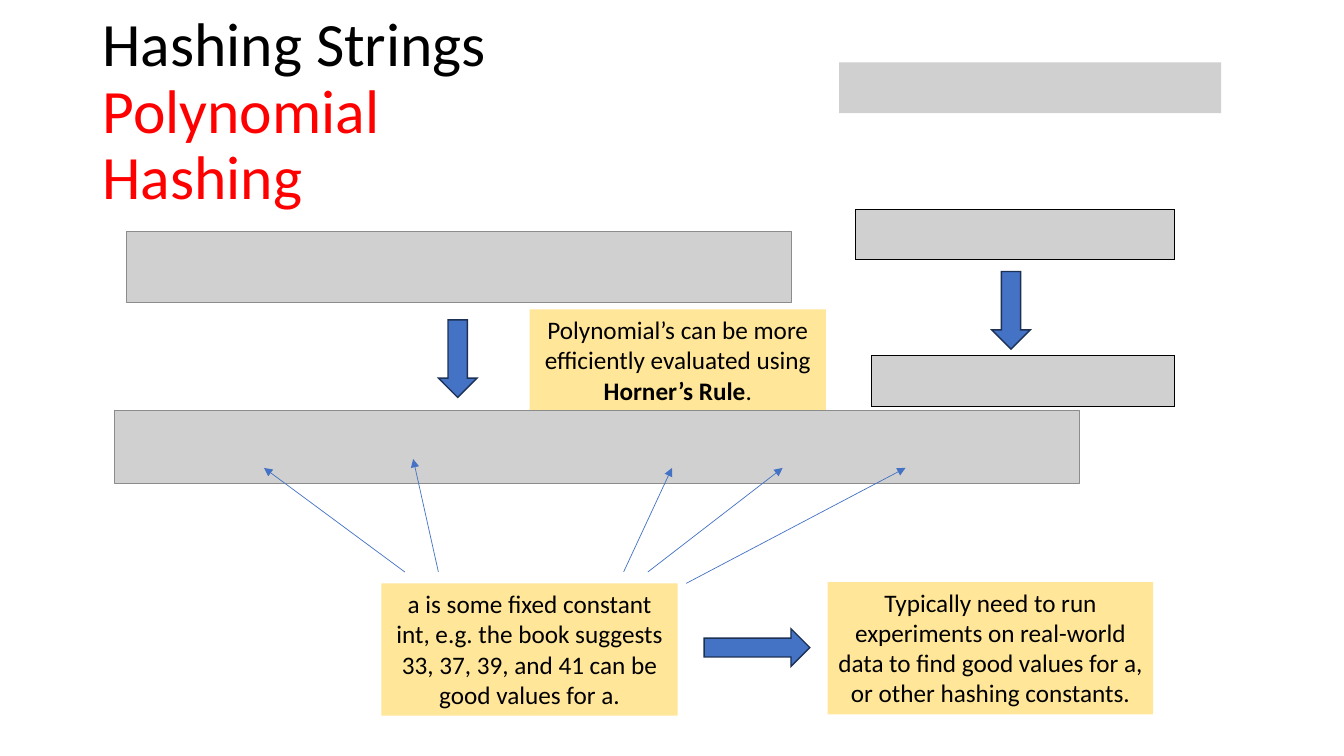
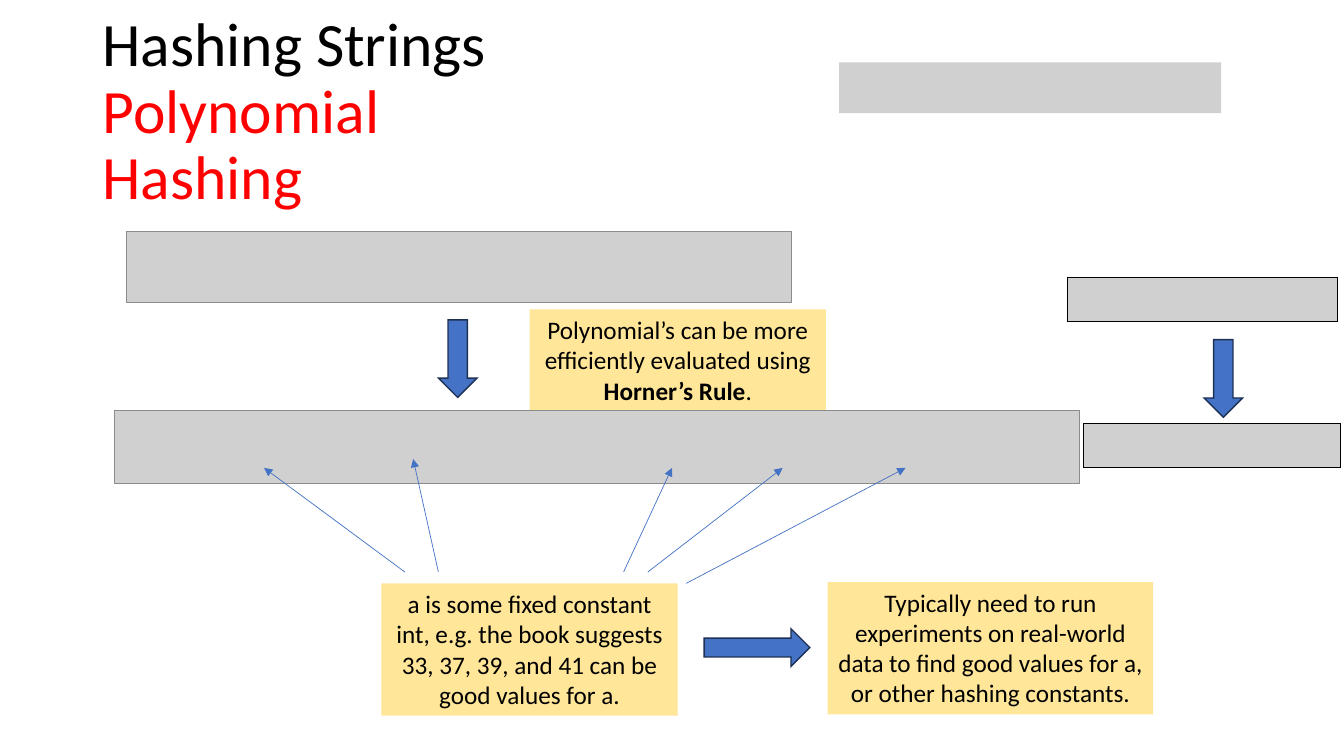
Before and after one commit to tjd1234/cmpt225summer2023, a slide deck: slide 38 of lecture_notes/week8/week8_maps_and_hashing.pptx. Drawn at 1344x756 pixels with LibreOffice and Linux fonts; fonts in the diff are those of the drawing; grey boxes stand for pictures. Boxes give left, top, right and bottom in pixels: in the first picture for what was removed or moved away, otherwise in the second. Text is boxed around its words. In the diff, an @@ line names an element or a change of style, - is before the commit and + after.

```diff
--- a/lecture_notes/week8/week8_maps_and_hashing.pptx
+++ b/lecture_notes/week8/week8_maps_and_hashing.pptx
@@ picture removed at box(855, 209, 1175, 259) @@
@@ picture added at box(1068, 277, 1338, 322) @@
@@ picture removed at box(872, 356, 1175, 406) @@
@@ down arrow: place and size @@
-down arrow at box(992, 271, 1030, 349)
+down arrow at box(1205, 340, 1243, 417)
@@ picture added at box(1084, 423, 1340, 468) @@
```
Also in this commit, not shown: 34 other slides changed, 1 slide added, 1 other file.
